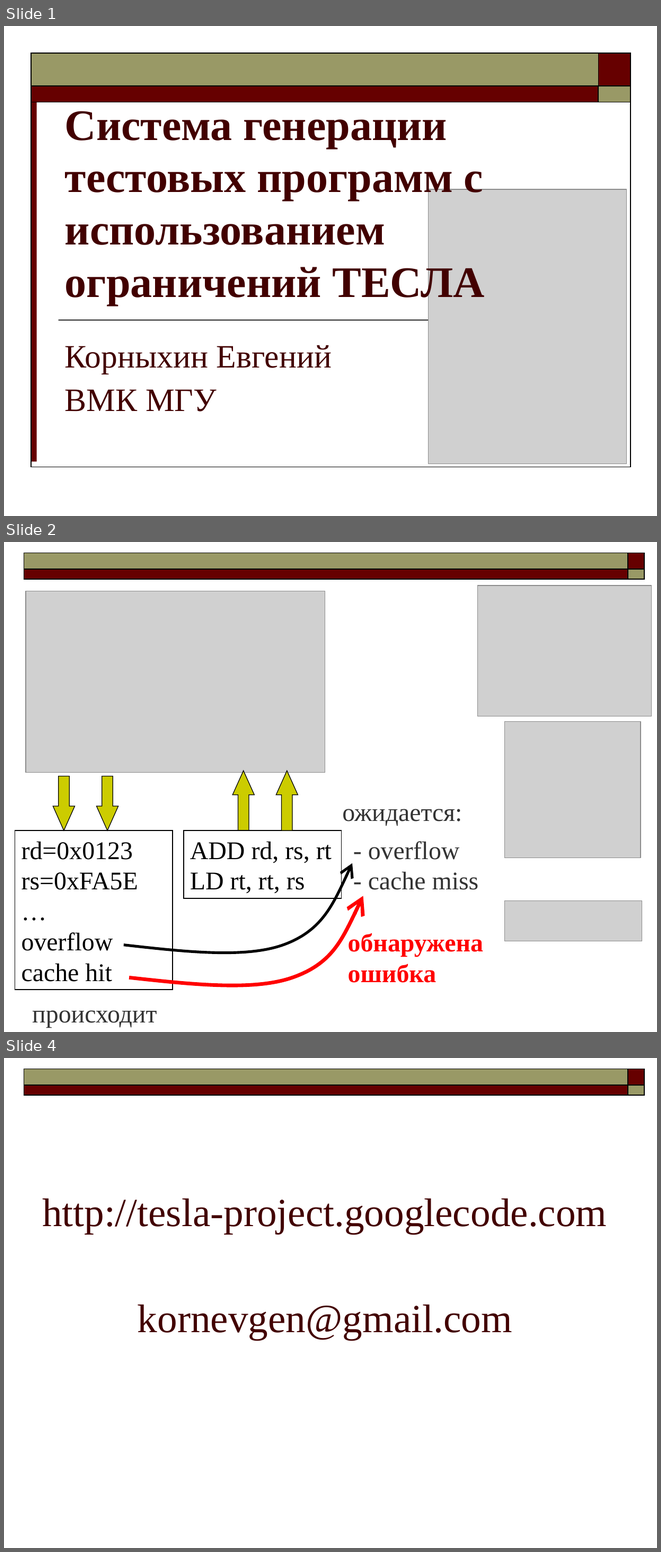
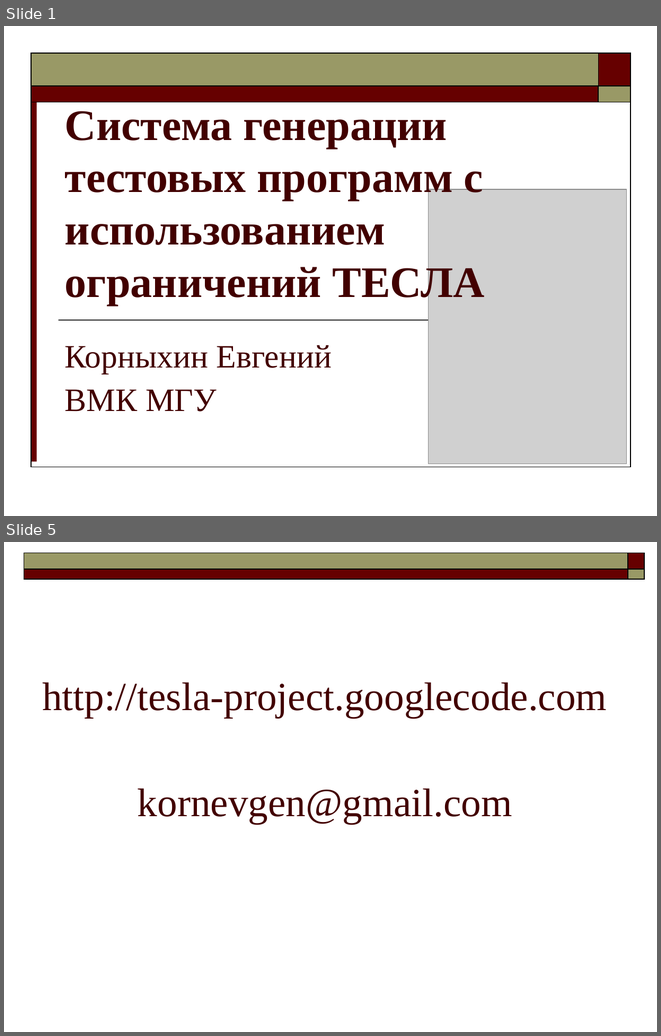
Before and after one commit to kornevgen/tesla-project, a slide deck: papers/Lomonosov-2009/kornevgen-slides.ppt. Shown one above the other, each under a label of ours: slides 1, 2 and 4 before the commit, slides 1 and 5 after it; the slides between them are not shown. The pictures are 661x1552 and 661x1036 pixels, drawn with LibreOffice and Linux fonts; fonts in the diff are those of the drawing; grey boxes stand for pictures. Boxes give left, top, right and bottom in pixels: in the first picture for what was removed or moved away, otherwise in the second. Text is boxed around its words. In the diff, an @@ line names an element or a change of style, - is before the commit and + after.

```diff
--- a/papers/Lomonosov-2009/kornevgen-slides.ppt
+++ b/papers/Lomonosov-2009/kornevgen-slides.ppt
@@ slide 2 removed at box(4, 542, 657, 1032), background #FFFFFF; not listed: 4 template elements that a slide beside it also shows @@
@@ picture removed at box(477, 586, 652, 716) @@
@@ picture removed at box(26, 591, 325, 773) @@
@@ picture removed at box(505, 722, 641, 857) @@
@@ down arrow removed at box(53, 776, 74, 830) @@
@@ down arrow removed at box(97, 776, 118, 830) @@
@@ up arrow removed at box(232, 770, 254, 831) @@
@@ up arrow removed at box(276, 770, 298, 831) @@
@@ text removed at box(342, 809, 462, 826) @@
-ожидается:
@@ rectangle removed at box(15, 831, 173, 990) @@
-rd=0x0123
-rs=0xFA5E
-…
-overflow
-cache hit
@@ rectangle removed at box(184, 831, 342, 899) @@
-ADD rd, rs, rt
-LD rt, rt, rs
@@ text removed at box(368, 841, 479, 890) @@
-- overflow
-- cache miss
@@ freeform shape removed at box(123, 863, 352, 959) @@
@@ freeform shape removed at box(130, 896, 363, 991) @@
@@ picture removed at box(505, 900, 642, 941) @@
@@ text removed at box(348, 933, 483, 982) @@
-обнаружена
-ошибка
@@ text removed at box(32, 1010, 157, 1027) @@
-происходит
@@ what was slide 4 is now slide 5 @@
```
Also in this commit, not shown: 1 slide changed, 2 slides added, 3 other files.
